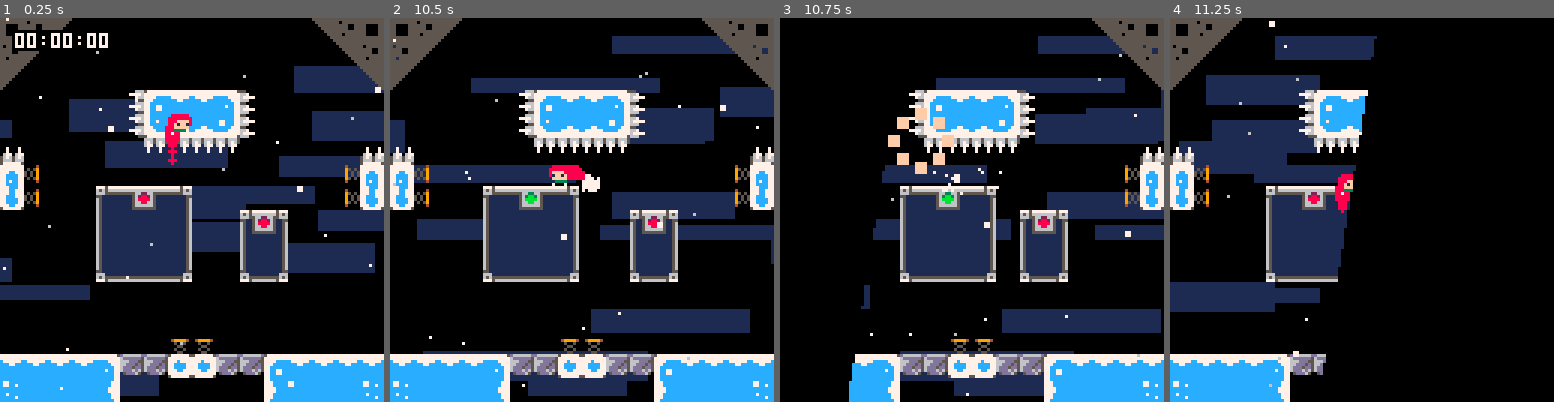
Above: before the commit, frames 1-4 (left to right).
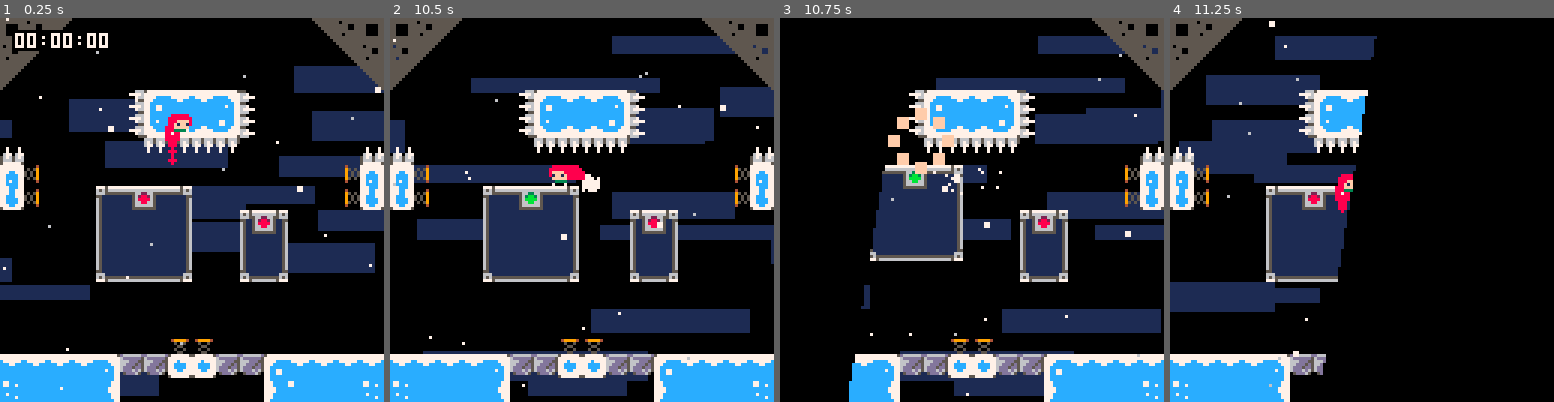
Above: after the commit, the same moments.

Repository: CelesteClassic/newleste.p8
Game: PICO-8 cartridge city.p8
The game is run twice, just before and just after one commit, with the same random seed, the same clock (stepped at 60 frames per second) and the same inputs.
Inputs:
- Up to frame 1 (0.25 s): no input
- Up to frame 2 (10.5 s): tap X (X key) at 0.33, 1.07, 1.85, 2.97, 4.08, 5.2, 6.32, 7.43, 8.55, 9.67 s; tap O (Z key) at 0.7, 1.7, 2.1, 2.5, 2.9, 3.3, 3.7, 4.1, 4.5, 4.9, 5.3, 5.7, 6.1, 6.5, 6.9, 7.3, 7.7, 8.1, 8.5, 8.9, 9.3, 9.7, 10.1 s; hold Right 1.6-2.1 s; hold Up 2.15-2.42 s; hold Right 2.47-3.03 s; hold Left 3.08-3.58 s; hold Down 3.63-3.97 s; hold Right 4.02-4.68 s; hold Up 4.73-5.03 s; hold Left 5.08-5.68 s; hold Down 5.73-6.03 s; hold Right 6.08-6.58 s; hold Right 6.63-7.13 s; hold Up 7.18-7.45 s; hold Right 7.5-8.07 s; hold Left 8.12-8.62 s; hold Down 8.67-9 s; hold Right 9.05-9.72 s; hold Up 9.77-10.07 s; hold Left from 10.12 s (still down)
- Up to frame 3 (10.75 s): tap O (Z key) at 10.5 s; release Left at 10.72 s
- Up to frame 4 (11.25 s): hold Down 10.77-11.07 s; tap X (X key) at 10.78 s; tap O (Z key) at 10.9 s; hold Right from 11.12 s (still down)

Frames 1-2 are identical in both runs. In frame 3, 5.5% of the frame differs, in the area x 23-57%, y 38-69%; in frame 4, nothing differs.

Commit message:
detect direction using garbage tiles on the map per platform

Diff:
--- a/city.p8
+++ b/city.p8
@@ -635,7 +635,7 @@
     this.max_spd=6
     this.solid_obj=true
     this.startup=0
-
+    this.id=tile_at(this.x/8,this.y/8-1)
     while this.right()<lvl_pw-1 and tile_at(this.right()/8+1,this.y/8)==68 do
       this.hitbox.w+=8
     end
@@ -644,6 +644,20 @@
     end
     this.break_timer,this.death_timer=0,0
     this.start_x,this.start_y=this.x,this.y
+  end,
+  end_init=function(this)
+    for o in all(objects) do
+      if o.spr==this.id then
+        if o.x!=this.x or o.y!=this.y-8 then
+          this.target=vector(o.x,o.y)
+        end
+        destroy_object(o)
+      end
+    end
+    local dx=this.target.x-this.x
+    local dy=this.target.y-this.y
+    local d=sqrt(dx^2+dy^2)
+    this.dir=vector(dx/d,dy/d)
   end,
   update=function(this)
     if this.startup>0 then
@@ -926,9 +940,11 @@
   for tx=0,lvl_w-1 do
     for ty=0,lvl_h-1 do
       local tile=tile_at(tx,ty)
-      if tiles[tile] then
-        init_object(tiles[tile],tx*8,ty*8,tile)
-      end
+      -- <zip_mover> --
+      if tiles[tile] or tile>=128 then
+        init_object(tiles[tile] or tile>=128 and {},tx*8,ty*8,tile)
+      end
+      -- <zip_mover> --
     end
   end
   foreach(objects,function(o)
@@ -1446,11 +1492,11 @@
 2b3b29000000000000000000002a3b2b00000000000000000000000000000000000000000000000000000000000000000000000000000000000000000000000000000000000000000000000000000000000000000000000000000000000000000000000000000000000000000000000000000000000000000000000000000000
 3b290000000000000000000000002a3b00000000000000000000000000000000000000000000000000000000000000000000000000000000000000000000000000000000000000000000000000000000000000000000000000000000000000000000000000000000000000000000000000000000000000000000000000000000
 2900000000000001000000000000002a00000000000000000000000000000000000000000000000000000000000000000000000000000000000000000000000000000000000000000000000000000000000000000000000000000000000000000000000000000000000000000000000000000000000000000000000000000000
-0000000000132122222312000000000000000000000000000000000000000000000000000000000000000000000000000000000000000000000000000000000000000000000000000000000000000000000000000000000000000000000000000000000000000000000000000000000000000000000000000000000000000000
+0000800000132122222312008100000000000000000000000000000000000000000000000000000000000000000000000000000000000000000000000000000000000000000000000000000000000000000000000000000000000000000000000000000000000000000000000000000000000000000000000000000000000000
 0000000000133132323312000000000000000000000000000000000000000000000000000000000000000000000000000000000000000000000000000000000000000000000000000000000000000000000000000000000000000000000000000000000000000000000000000000000000000000000000000000000000000000
 1000000000001111111100000000001000000000000000000000000000000000000000000000000000000000000000000000000000000000000000000000000000000000000000000000000000000000000000000000000000000000000000000000000000000000000000000000000000000000000000000000000000000000
-2708000000000000000000000000082700000000000000000000000000000000000000000000000000000000000000000000000000000000000000000000000000000000000000000000000000000000000000000000000000000000000000000000000000000000000000000000000000000000000000000000000000000000
-3708000043444444000000000000083700000000000000000000000000000000000000000000000000000000000000000000000000000000000000000000000000000000000000000000000000000000000000000000000000000000000000000000000000000000000000000000000000000000000000000000000000000000
+2708000080000000000000000000082700000000000000000000000000000000000000000000000000000000000000000000000000000000000000000000000000000000000000000000000000000000000000000000000000000000000000000000000000000000000000000000000000000000000000000000000000000000
+3708000043444444000081000000083700000000000000000000000000000000000000000000000000000000000000000000000000000000000000000000000000000000000000000000000000000000000000000000000000000000000000000000000000000000000000000000000000000000000000000000000000000000
 0000000044000000000043440000000000000000000000000000000000000000000000000000000000000000000000000000000000000000000000000000000000000000000000000000000000000000000000000000000000000000000000000000000000000000000000000000000000000000000000000000000000000000
 0000000044000000000044000000000000000000000000000000000000000000000000000000000000000000000000000000000000000000000000000000000000000000000000000000000000000000000000000000000000000000000000000000000000000000000000000000000000000000000000000000000000000000
 00000000440000000000440000000000000000000a0000000000000000000000000000000000000000000000000000000000000000000000000000000000000000000000000000000000000000000000000000000000000000000000000000000000000000000000000000000000000000000000000000000000000000000000
Not shown, changed: 60 lines of the sprite sheet (__gfx__) section of city.p8
